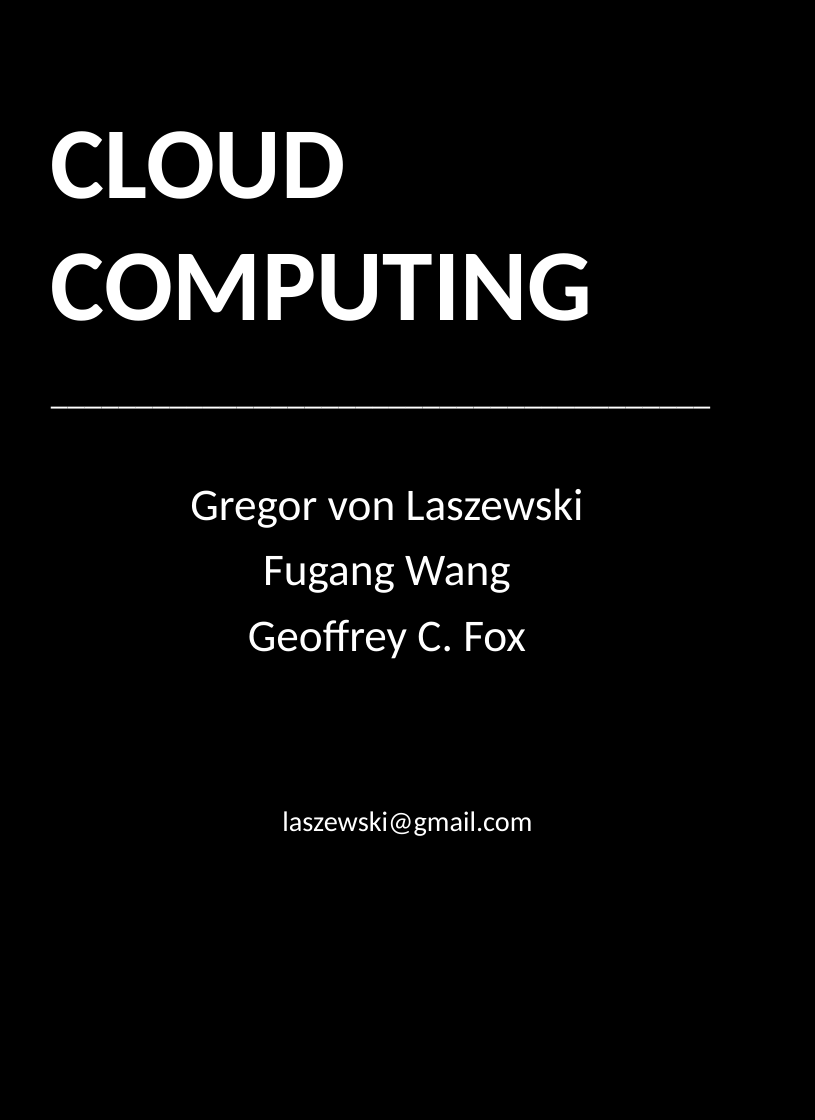
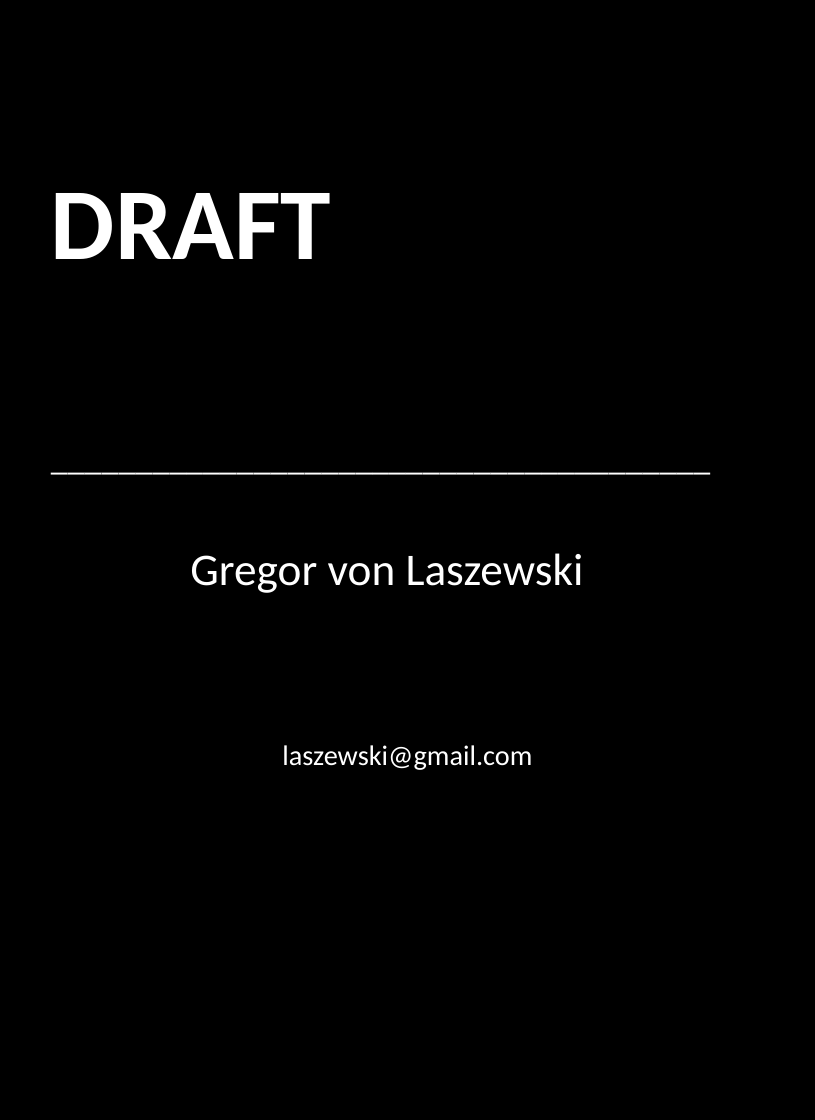
Before and after one commit to cloudmesh-community/book, a slide deck: slide 1 of draft/cover/cover.pptx. Drawn at 815x1120 pixels with LibreOffice and Linux fonts; fonts in the diff are those of the drawing; background and template pictures are left out. Boxes give left, top, right and bottom in pixels: in the first picture for what was removed or moved away, otherwise in the second. Text is boxed around its words. In the diff, an @@ line names an element or a change of style, - is before the commit and + after.

```diff
--- a/draft/cover/cover.pptx
+++ b/draft/cover/cover.pptx
@@ title at <box>51,193,331,259</box>: text changed @@
-CLOUD COMPUTING
+DRAFT
@@ text at <box>248,556,526,659</box>: paragraphs removed @@
-Fugang Wang
-Geoffrey C. Fox
```
Also in this commit, not shown: 1 other file.
